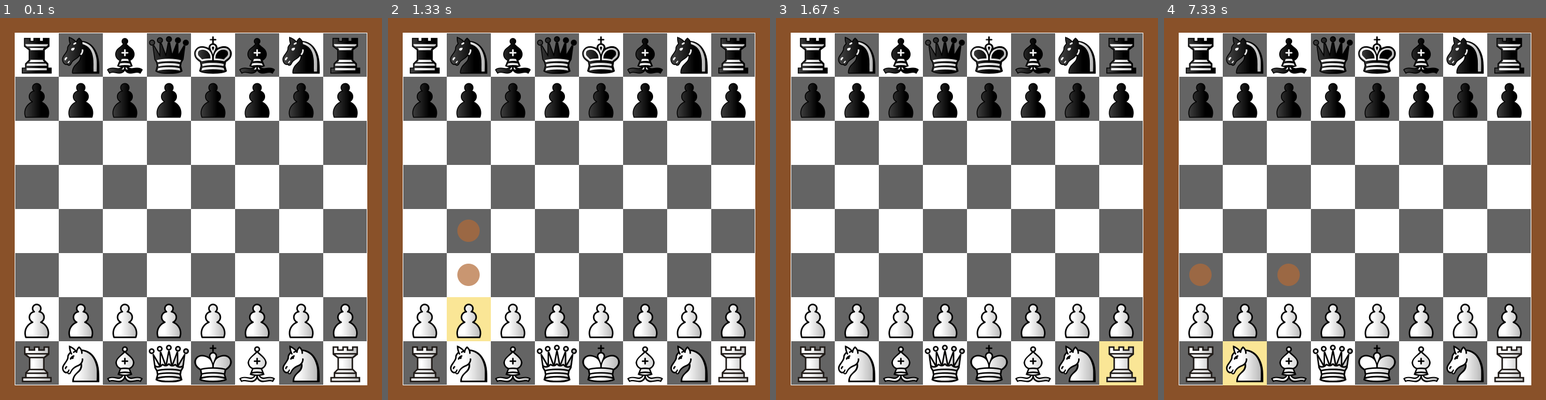
Above: before the commit, frames 1-4 (left to right).
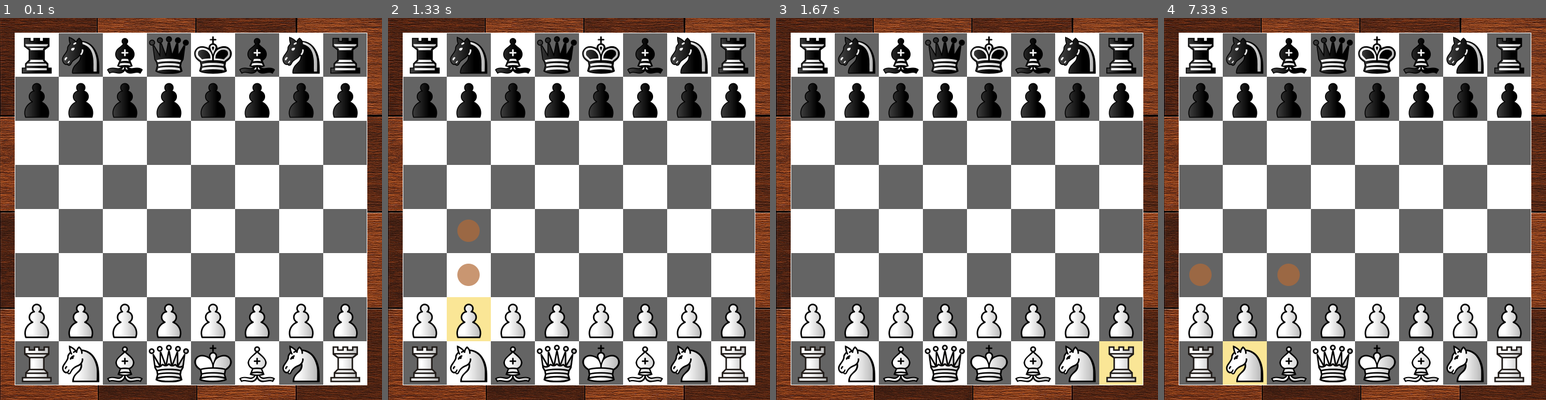
Above: after the commit, the same moments.

Repository: BelGraDev/chess_pygame
Game: pygame game, started from main.py
Same seed, same stepped clock (60 frames per second), same inputs: the game is played once before the commit and once after it.
Inputs (mouse positions are in pixels of both pictures, inside the frame that each line leads up to):
- Up to frame 1 (0.1 s): no input
- Up to frame 2 (1.33 s): click (579, 209) at 0.38 s; click (460, 296) at 1.22 s
- Up to frame 3 (1.67 s): click (1108, 342) at 1.55 s
- Up to frame 4 (7.33 s): click (1362, 79) at 1.88 s; click (1240, 350) at 7.22 s

The runs differ from the first frame. In frame 1, 12% of the frame differs, in the area x 0-100%, y 0-100%; in frame 2, 12%; in frame 3, 12%; in frame 4, 12%.

Commit message:
Added new background

Diff:
--- a/Pieces/King.py
+++ b/Pieces/King.py
@@ -26,6 +26,9 @@
                     possible_moves.append(move.next_cell)
 
         return possible_moves
+
+    def castle(self, cell_name):
+        pass
 
     def is_on_check(self, cell_name):
 
--- a/Render/ChessUI.py
+++ b/Render/ChessUI.py
@@ -18,6 +18,8 @@
         self.screen = None
 
     def init_board(self) -> None:
+        background = pygame.image.load("Render/images/background2.png")
+        self.screen.blit(background, (0,0))
         for row in range(8):
             for col in range(8):
 
@@ -28,7 +30,9 @@
                 cell = Cell((x, y), cell_name, color)
                 pygame.draw.rect(self.screen, color, cell)
                 self.cells[row].append(cell)
+                self.render_border()
 
+    def render_border(self):
         border = pygame.Rect(self.MARGIN_SIZE, self.MARGIN_SIZE, self.BOARD_WIDTH, self.BOARD_HEIGHT)
         pygame.draw.rect(self.screen, self.WHITE_COLOR, border,  1)
 
--- a/main.py
+++ b/main.py
@@ -10,7 +10,6 @@
 
 size = renderer.get_board_size()
 screen = pygame.display.set_mode(size)
-screen.fill((137,81,41))
 renderer.screen = screen
 
 board = Board()
@@ -31,6 +30,7 @@
                 cell = renderer.selected_cell(coord)
                 if cell:
                     controller.render_move(cell)
+                    renderer.render_border()
 
     pygame.display.update()
     clock.tick(60)
Binary file added: Render/images/background.png
Binary file added: Render/images/background2.png
